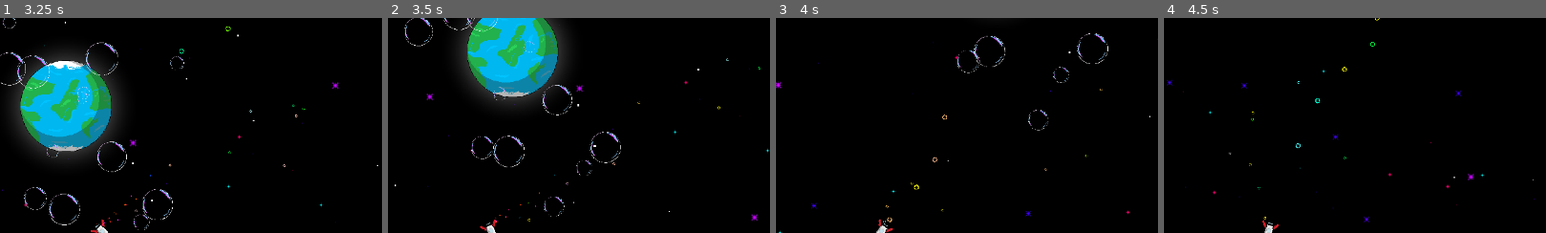
Above: before the commit, frames 1-4 (left to right).
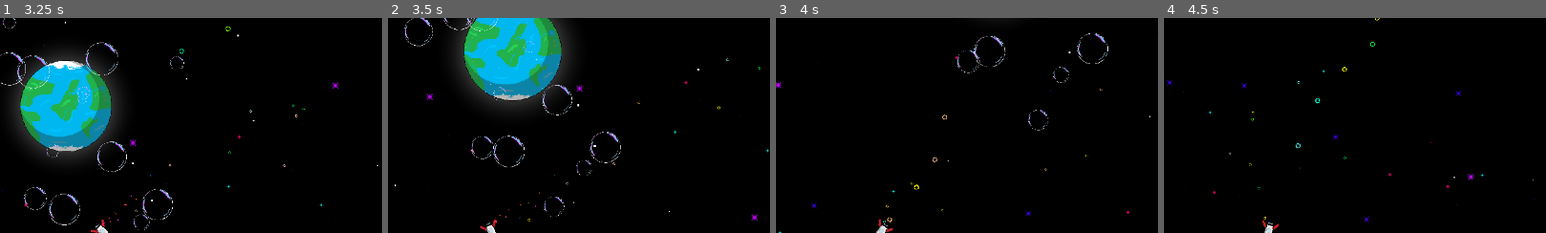
Above: after the commit, the same moments.

Repository: bjornarprytz/bubbleoids
Game: Godot game, scene res://splash.tscn
Two runs of this game, one before a commit and one after it. Both use one fixed random seed, a clock stepped at 60 frames per second and the inputs below. Sound files missing from this copy of the repository are replaced by a short silence.
Inputs (mouse positions are % of the whole screen's width and height, from its top left):
- Up to frame 1 (3.25 s): tap Enter at 0.5 s; move the mouse to (72, 45) at 0.52 s; hold Right (ui_right) 0.53-1.28 s; hold Space (throttle) 0.53-1.28 s; click (72, 45) at 0.67 s; move the mouse to (30, 55) at 1.27 s; hold Left (ui_left) 1.28-2.03 s; tap Space (throttle) at 1.35, 2.85 s; move the mouse to (60, 28) at 2.02 s; hold Space (throttle) 2.03-2.78 s; hold Right (ui_right) from 2.03 s (still down); move the mouse to (45, 70) at 2.77 s; click (45, 70) at 2.92 s
- Up to frame 2 (3.5 s): keep holding Right (ui_right)
- Up to frame 3 (4 s): move the mouse to (80, 65) at 3.52 s; release Right (ui_right) at 3.53 s; hold Left (ui_left) from 3.53 s (still down); hold Space (throttle) from 3.53 s (still down)
- Up to frame 4 (4.5 s): keep holding Left (ui_left); move the mouse to (20, 35) at 4.27 s; release Space (throttle) at 4.28 s; tap Space (throttle) at 4.35 s
The pictures show only the part of the screen within x 36-86%, y 0-50%; the shares and areas given below are measured in that part.

Frame 1 is identical in both runs. In frame 2, 2.5% of the frame differs, in the area x 19-46%, y 0-39%; in frame 3, less than 0.1%; in frame 4, nothing differs.

Commit message:
auto loop

Diff:
--- a/src/autoloads/symphony.gd
+++ b/src/autoloads/symphony.gd
@@ -11,21 +11,21 @@
 var current_track_index: int = 0
 
 var track_progression: Array[AudioStream] = [
-	preload("res://assets/audio/symphony/Soundship01.wav"),
-	preload("res://assets/audio/symphony/Soundship02.wav"),
-	preload("res://assets/audio/symphony/Soundship03.wav"),
-	preload("res://assets/audio/symphony/Soundship04.wav"),
-	preload("res://assets/audio/symphony/Soundship05.wav"),
-	preload("res://assets/audio/symphony/Soundship06.wav"),
-	preload("res://assets/audio/symphony/Soundship07.wav"),
-	preload("res://assets/audio/symphony/Soundship08.wav"),
-	preload("res://assets/audio/symphony/Soundship09.wav"),
-	preload("res://assets/audio/symphony/Soundship10.wav"),
-	preload("res://assets/audio/symphony/Soundship11.wav"),
-	preload("res://assets/audio/symphony/Soundship12.wav"),
-	preload("res://assets/audio/symphony/Soundship13.wav"),
-	preload("res://assets/audio/symphony/Soundship14.wav"),
-	preload("res://assets/audio/symphony/Soundship15.wav")
+    preload("res://assets/audio/symphony/Soundship01.wav"),
+    preload("res://assets/audio/symphony/Soundship02.wav"),
+    preload("res://assets/audio/symphony/Soundship03.wav"),
+    preload("res://assets/audio/symphony/Soundship04.wav"),
+    preload("res://assets/audio/symphony/Soundship05.wav"),
+    preload("res://assets/audio/symphony/Soundship06.wav"),
+    preload("res://assets/audio/symphony/Soundship07.wav"),
+    preload("res://assets/audio/symphony/Soundship08.wav"),
+    preload("res://assets/audio/symphony/Soundship09.wav"),
+    preload("res://assets/audio/symphony/Soundship10.wav"),
+    preload("res://assets/audio/symphony/Soundship11.wav"),
+    preload("res://assets/audio/symphony/Soundship12.wav"),
+    preload("res://assets/audio/symphony/Soundship13.wav"),
+    preload("res://assets/audio/symphony/Soundship14.wav"),
+    preload("res://assets/audio/symphony/Soundship15.wav")
 ]
 
 var beat_number: int = 0
@@ -34,68 +34,66 @@
 
 var start_beat = false
 func _process(delta: float) -> void:
-	if !start_beat:
-		return
-	time_counter += delta
-	if time_counter > seconds_per_beat:
-		time_counter -= seconds_per_beat
-		beat_number += 1
-		beat.emit(beat_number)
+    if !start_beat:
+        return
+    time_counter += delta
+    if time_counter > seconds_per_beat:
+        time_counter -= seconds_per_beat
+        beat_number += 1
+        beat.emit(beat_number)
 
 func start_intro():
-	main.volume_db = 0.0
-	main.stream = intro
-	main.play()
+    main.volume_db = 0.0
+    main.stream = intro
+    main.play()
 
 # Make sure it stays in sync
 func _restart_beat():
-	time_counter = 0.0
-	beat_number = 0
-	music.play()
-	push_warning("restart beat!")
+    time_counter = 0.0
+    beat_number = 0
+    # No need to .play() because the audio files are set to loop already
 
 func _ready() -> void:
-	music.finished.connect(_restart_beat)
+    music.finished.connect(_restart_beat)
 
 func full_ensemble():
-	switch_to_track(track_progression.size() - 1)
+    switch_to_track(track_progression.size() - 1)
 
 func switch_to_track(number: int):
-	current_track_index = number
-	var track = track_progression[current_track_index] as AudioStream
+    current_track_index = number
+    var track = track_progression[current_track_index] as AudioStream
 
-	var current_playback_position: float = 0.0
-	if (music.stream != null):
-		current_playback_position = music.get_playback_position()
-		music.stop()
+    var current_playback_position: float = 0.0
+    # Start the beat along with the first instrument
+    if music.stream == null:
+        start_beat = true
+        time_counter = 0.0
+    else:
+        current_playback_position = music.get_playback_position()
+        music.stop()
 
-	music.stream = track
-	music.play(current_playback_position)
+    music.stream = track
+    music.play(current_playback_position)
 
 func next_track():
-	if (main.playing):
-		var tween = create_tween()
-		tween.tween_property(main, "volume_db", -80.0, 1.69)
-		tween.tween_callback(main.stop)
+    if (main.playing):
+        var tween = create_tween()
+        tween.tween_property(main, "volume_db", -80.0, 1.69)
+        tween.tween_callback(main.stop)
 
-	if (current_track_index >= track_progression.size()):
-		return
+    if (current_track_index >= track_progression.size()):
+        return
 
-	# Start the beat along with the first instrument
-	if music.stream == null:
-		start_beat = true
-		time_counter = 0.0
-
-	switch_to_track(current_track_index)
-	current_track_index += 1
+    switch_to_track(current_track_index)
+    current_track_index += 1
 
 func pop_instrument() -> bool:
-	if current_track_index <= 0:
-		start_beat = false
-		time_counter = 0.0
-		music.stop()
-		return false
+    if current_track_index <= 0:
+        start_beat = false
+        time_counter = 0.0
+        music.stop()
+        return false
 
-	current_track_index -= 1
-	switch_to_track(current_track_index)
-	return true
+    current_track_index -= 1
+    switch_to_track(current_track_index)
+    return true
--- a/src/credits.gd
+++ b/src/credits.gd
@@ -6,18 +6,20 @@
 
 var start_scroll = false
 
-var beats_before_scroll: int = 3
+var fresh_start: bool = false
 
 func _ready() -> void:
 	Symphony.full_ensemble()
 	Symphony.beat.connect(_on_beat)
 
 func _on_beat(number: int) -> void:
+	if (number % 16 != 0 && !fresh_start):
+		return
+
+	fresh_start = true
+	push_warning("Started fresh")
+
 	if (number % 4 == 0):
-		beats_before_scroll -= 1
-		if (beats_before_scroll > 0):
-			return
-
 		start_scroll = true
 		if (!Symphony.pop_instrument()):
 			await get_tree().create_timer(1.69).timeout
--- a/src/credits.tscn
+++ b/src/credits.tscn
@@ -71,7 +71,7 @@
 expand_mode = 5
 
 [node name="Control3" type="Control" parent="CanvasLayer/Control/ScrollContainer/Credits"]
-custom_minimum_size = Vector2(0, 500)
+custom_minimum_size = Vector2(0, 400)
 layout_mode = 2
 
 [node name="2" type="RichTextLabel" parent="CanvasLayer/Control/ScrollContainer/Credits"]
@@ -137,7 +137,7 @@
 expand_mode = 4
 
 [node name="Control6" type="Control" parent="CanvasLayer/Control/ScrollContainer/Credits"]
-custom_minimum_size = Vector2(0, 450)
+custom_minimum_size = Vector2(0, 400)
 layout_mode = 2
 
 [node name="Ship" type="TextureRect" parent="CanvasLayer/Control/ScrollContainer/Credits"]
Not shown, changed: src/assets/audio/symphony/Soundship01.wav.import
Not shown, changed: src/assets/audio/symphony/Soundship02.wav.import
Not shown, changed: src/assets/audio/symphony/Soundship03.wav.import
Not shown, changed: src/assets/audio/symphony/Soundship04.wav.import
Not shown, changed: src/assets/audio/symphony/Soundship05.wav.import
Not shown, changed: src/assets/audio/symphony/Soundship06.wav.import
Not shown, changed: src/assets/audio/symphony/Soundship07.wav.import
Not shown, changed: src/assets/audio/symphony/Soundship08.wav.import
Not shown, changed: src/assets/audio/symphony/Soundship09.wav.import
Not shown, changed: src/assets/audio/symphony/Soundship10.wav.import
Not shown, changed: src/assets/audio/symphony/Soundship11.wav.import
Not shown, changed: src/assets/audio/symphony/Soundship12.wav.import
(and 4 more such lines)
